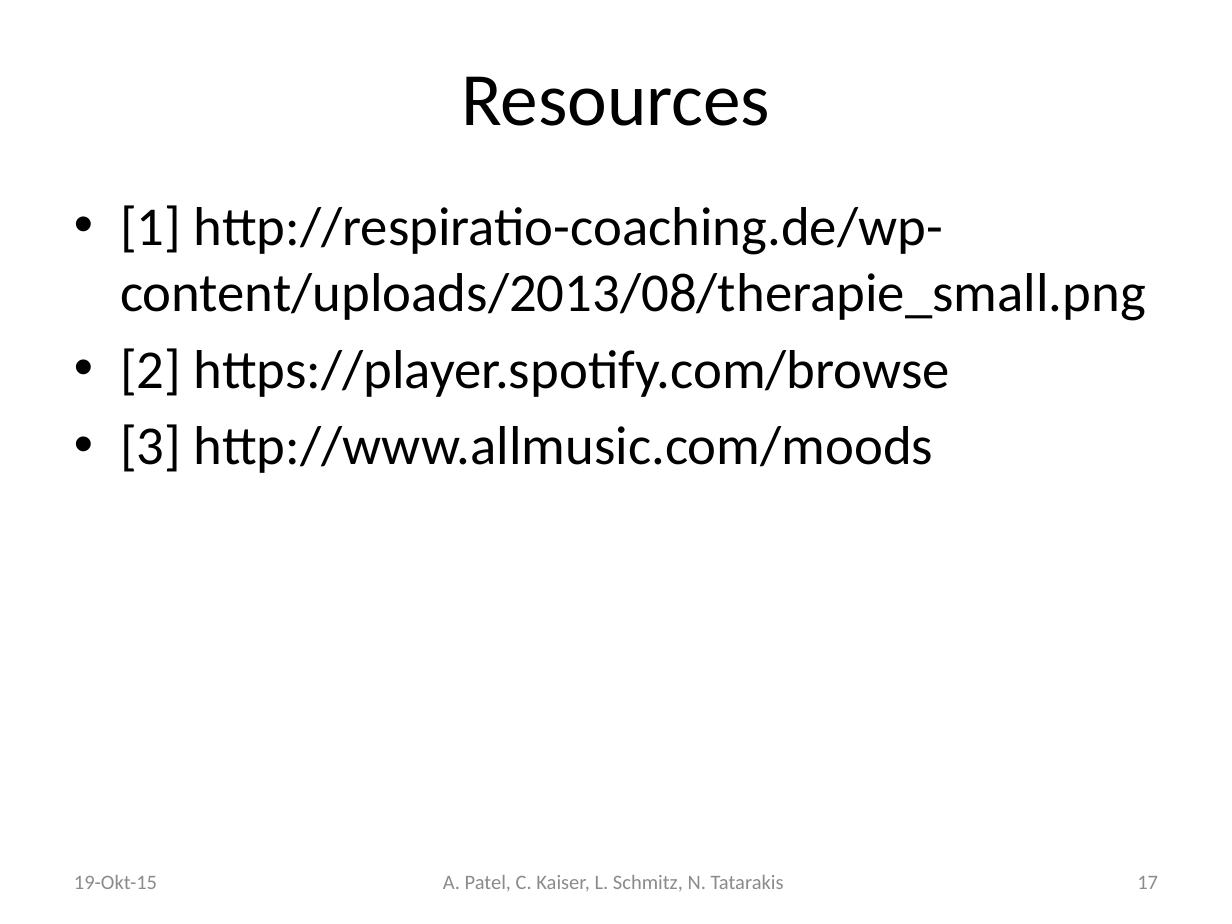
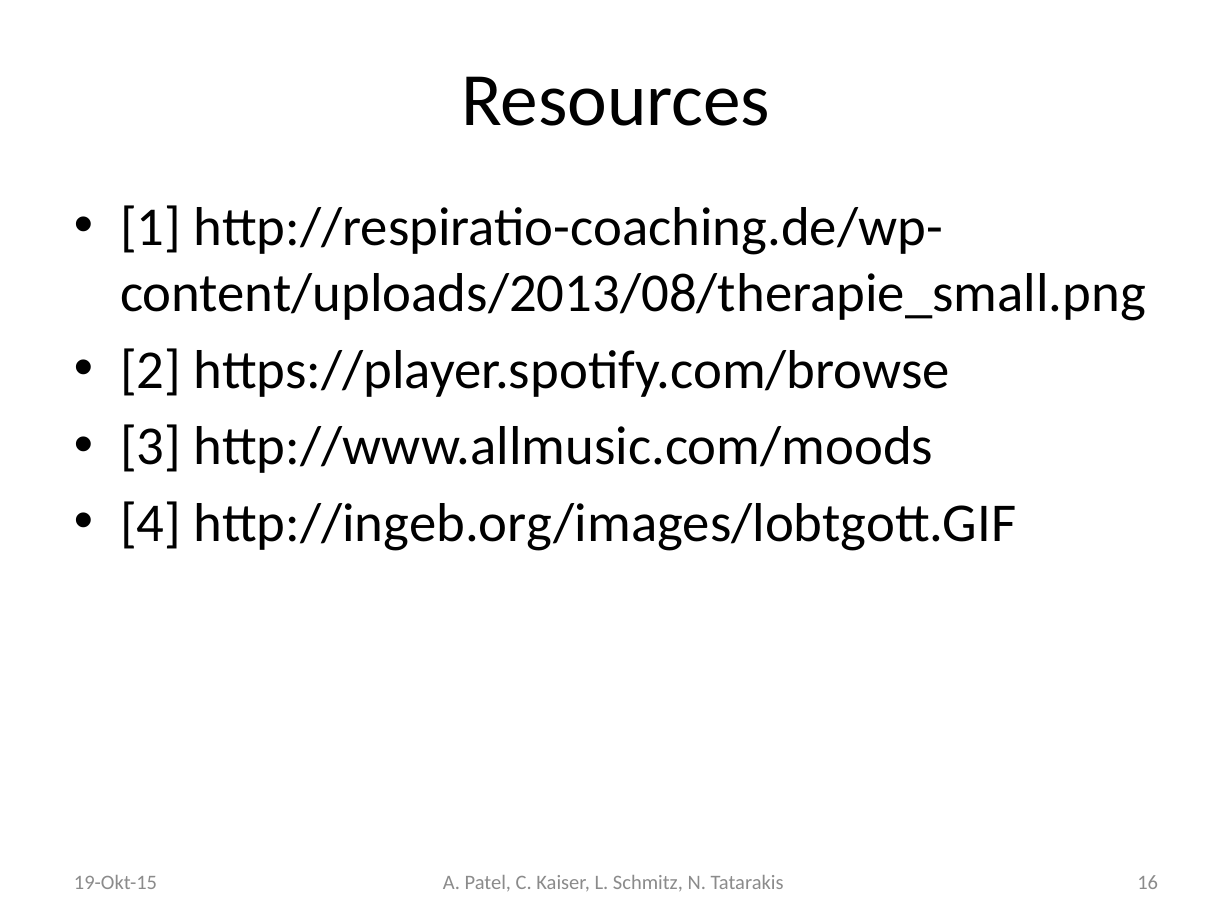
Before and after one commit to schmitzl/AI_project, a slide deck: slide 16 of Presentation/AI_project_presentation.pptx (slide 17 before the commit). Drawn at 1232x924 pixels with LibreOffice and Linux fonts; fonts in the diff are those of the drawing. Boxes give left, top, right and bottom in pixels: in the first picture for what was removed or moved away, otherwise in the second. Text is boxed around its words. In the diff, an @@ line names an element or a change of style, - is before the commit and + after.

```diff
--- a/Presentation/AI_project_presentation.pptx
+++ b/Presentation/AI_project_presentation.pptx
@@ text at (120, 501, 1016, 551): paragraph added @@
+• [4] http://ingeb.org/images/lobtgott.GIF
@@ page number at (1137, 875, 1158, 889): text changed @@
-17
+16
```
Also in this commit, not shown: 1 other slide changed, 1 slide removed.
